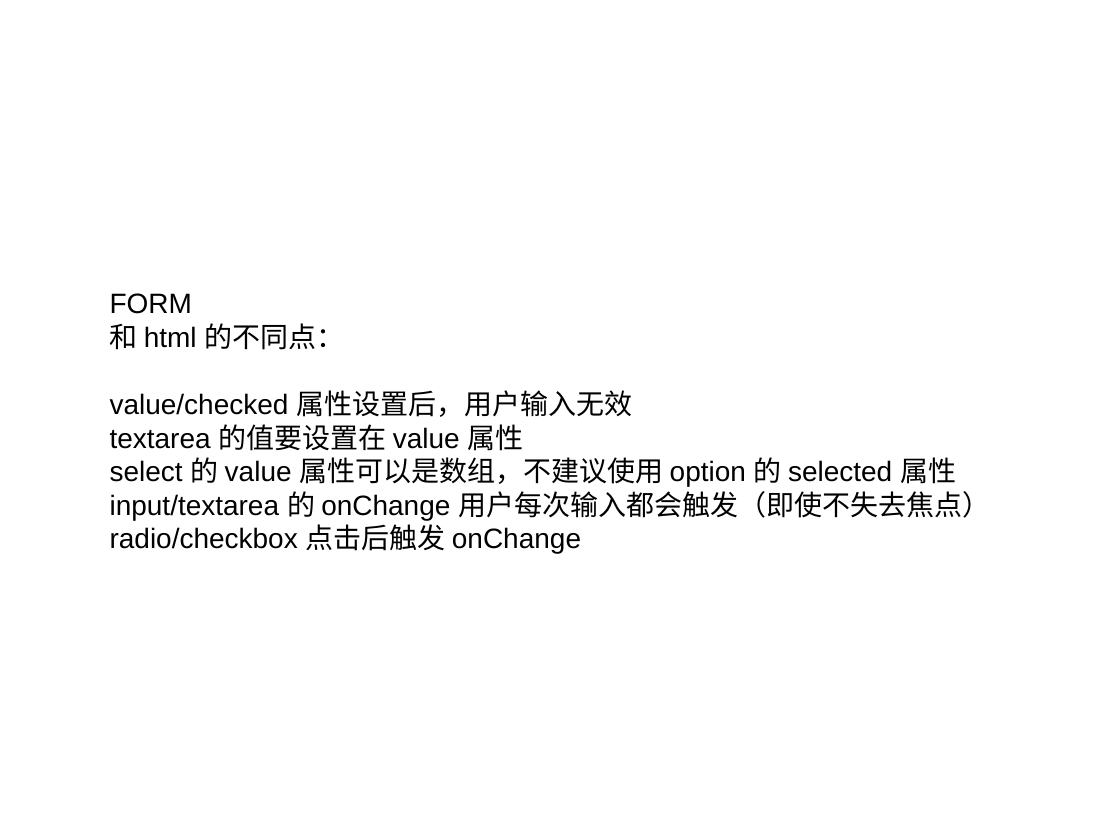
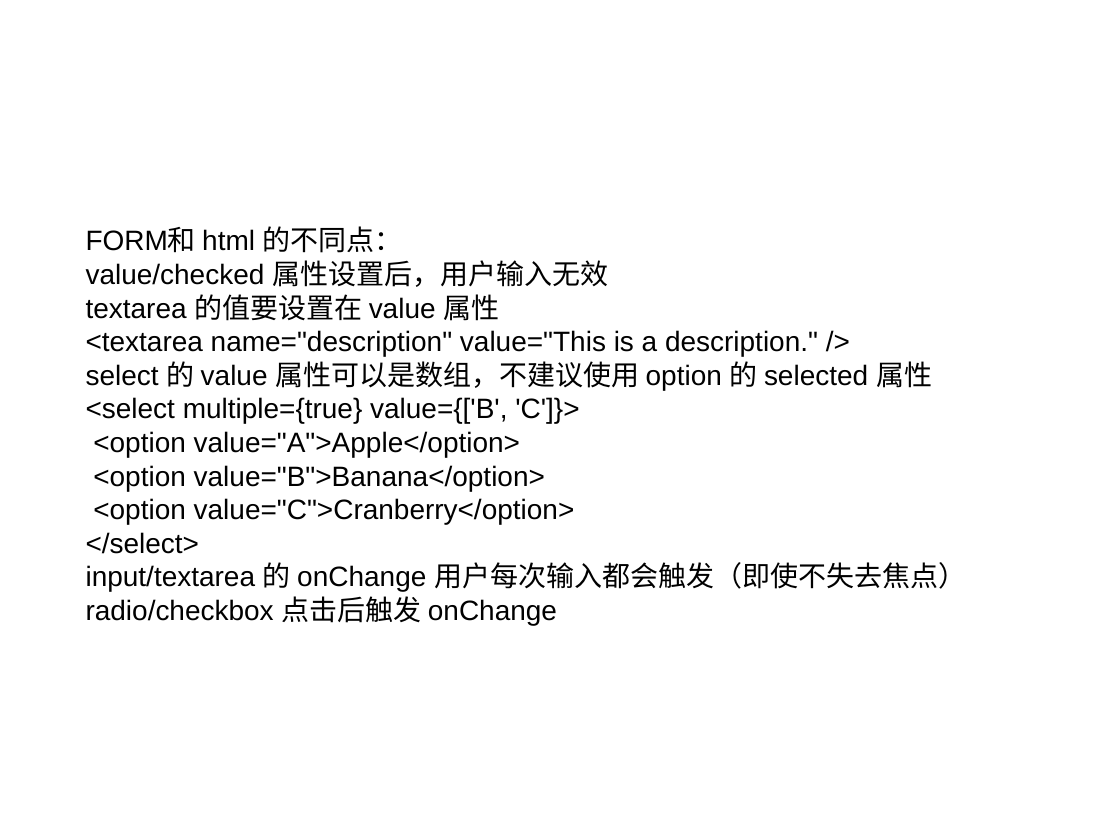
Before and after one commit to guanmeiqi/react-basicKnowledges, a slide deck: slide 27 of react.ppt (slide 31 before the commit). Drawn at 1120x840 pixels with LibreOffice and Linux fonts; fonts in the diff are those of the drawing; background and template pictures are left out. Boxes give left, top, right and bottom in pixels: in the first picture for what was removed or moved away, otherwise in the second. Text is boxed around its words. In the diff, an @@ line names an element or a change of style, - is before the commit and + after.

```diff
--- a/react.ppt
+++ b/react.ppt
@@ text "FORM和 html 的不同点：": place and size @@
-text "FORM和 html 的不同点：" at [110,293,990,554]
+text "FORM和 html 的不同点：" at [86,226,966,625]
@@ text at [86,226,403,253]: text changed @@
-FORM
-和 html 的不同点：
+FORM和 html 的不同点：
@@ text at [86,330,818,356]: paragraph added @@
+<textarea name="description" value="This is a description." />
@@ text at [86,397,579,554]: paragraphs added @@
+<select multiple={true} value={['B', 'C']}>
+<option value="A">Apple</option>
+<option value="B">Banana</option>
+<option value="C">Cranberry</option>
+</select>
```
Also in this commit, not shown: 19 other slides changed, 2 slides added, 4 slides removed, 38 other files.
